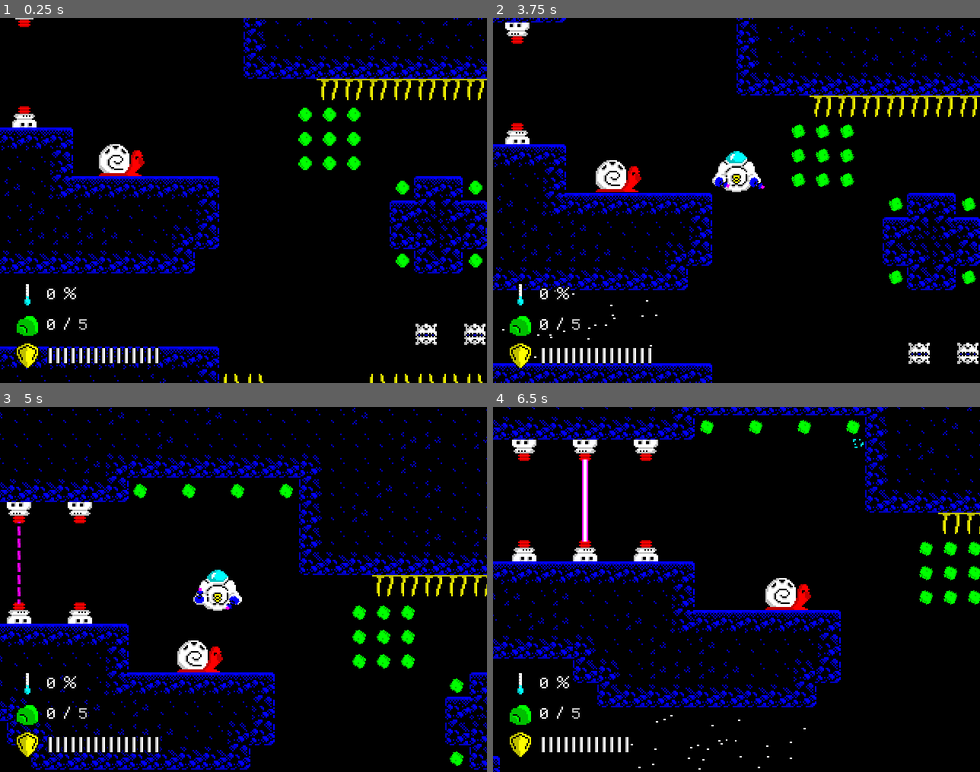
Above: before the commit, frames 1-4 (two rows, left to right).
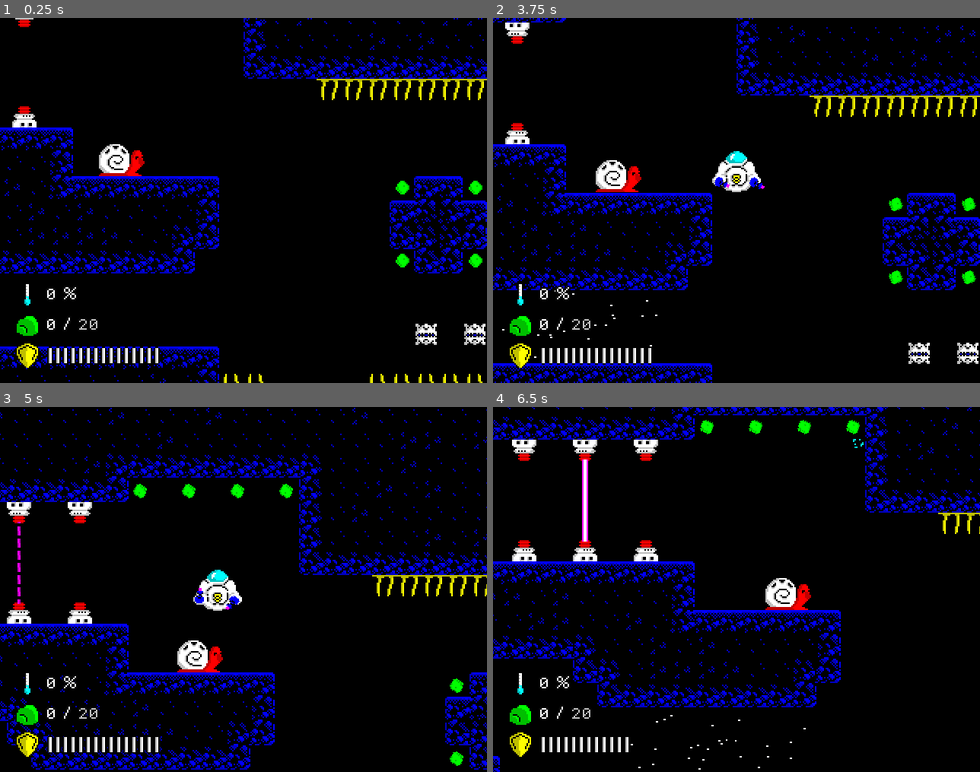
Above: after the commit, the same moments.

Repository: Paar86/Subminer
Game: Godot game, scene res://src/Levels/Level1.tscn
Same seed, same stepped clock (60 frames per second), same inputs: the game is played once before the commit and once after it. This scene is started directly instead of the project's main scene.
Inputs (mouse positions are in pixels of both pictures, inside the frame that each line leads up to):
- Up to frame 1 (0.25 s): no input
- Up to frame 2 (3.75 s): tap Enter (ui_accept) at 0.5, 0.77, 1.52, 2, 2.75, 3.02, 3.5 s; move the mouse to (843, 182) at 0.52 s; hold D (right) 0.53-1.28 s; hold Space (dash) 0.53-1.28 s; move the mouse to (639, 218) at 1.27 s; hold S (down) 1.28-2.03 s; click (639, 218) at 1.35 s; move the mouse to (785, 120) at 2.02 s; hold D (right) 2.03-2.78 s; hold Space (dash) 2.03-2.78 s; move the mouse to (712, 273) at 2.77 s; hold W (up) 2.78-3.53 s; click (712, 273) at 2.85 s; move the mouse to (882, 255) at 3.52 s; hold A (left) from 3.53 s (still down); hold Space (dash) from 3.53 s (still down)
- Up to frame 3 (5 s): keep holding A (left); tap Enter (ui_accept) at 3.77, 4.52 s; move the mouse to (97, 534) at 4.27 s; release Space (dash) at 4.28 s; click (97, 534) at 4.35 s
- Up to frame 4 (6.5 s): move the mouse to (760, 589) at 5.02 s; release A (left) at 5.03 s; hold S (down) 5.03-5.78 s; hold Space (dash) 5.03-5.78 s; move the mouse to (663, 498) at 5.77 s; hold D (right) from 5.78 s (still down); click (663, 498) at 5.85 s; tap Enter (ui_accept) at 6.02 s

The runs differ from the first frame. In frame 1, 0.7% of the frame differs, in the area x 16-75%, y 24-86%; in frame 2, 0.7%; in frame 3, 0.7%, in the area x 16-86%, y 54-86%; in frame 4, 0.7%.

Commit message:
Prelimiary work on bubble generator
+ bubbles!

Diff:
--- a/project.godot
+++ b/project.godot
@@ -9,6 +9,11 @@
 config_version=4
 
 _global_script_classes=[ {
+"base": "Node",
+"class": "BubbleGenerator",
+"language": "GDScript",
+"path": "res://src/Common/BubbleGenerator.gd"
+}, {
 "base": "KinematicBody2D",
 "class": "FloatingObject",
 "language": "GDScript",
@@ -25,6 +30,7 @@
 "path": "res://src/UI/HUD.gd"
 } ]
 _global_script_class_icons={
+"BubbleGenerator": "",
 "FloatingObject": "",
 "GameActor": "",
 "HUD": ""
@@ -42,6 +48,7 @@
 YieldHandler="*res://src/Autoload/YieldHandler.gd"
 AudioStreamManager="*res://src/Autoload/AudioStreamManager.gd"
 TextManager="*res://src/Autoload/TextManager.gd"
+BubbleGenerator="*res://src/Autoload/BubbleGenerator.gd"
 
 [display]
 
--- /dev/null
+++ b/src/Autoload/BubbleGenerator.gd
@@ -0,0 +1,21 @@
+extends Node
+
+var _bubble_small_scene := preload("res://src/Common/Bubbles/BubbleSmall.tscn")
+var _bubble_medium_scene := preload("res://src/Common/Bubbles/BubbleMedium.tscn")
+var _bubble_big_scene := preload("res://src/Common/Bubbles/BubbleBig.tscn")
+
+
+func generate_bubble_to_position(
+		global_position: Vector2,
+		parent_node: Node
+):
+	pass
+
+
+func generate_bubbles_to_rect(
+		global_position: Vector2,
+		rect_extents: float,
+		parent_node: Node,
+		bubbles_count: int
+):
+	pass
--- /dev/null
+++ b/src/Common/BubbleGenerator.gd
@@ -0,0 +1,22 @@
+extends Node
+class_name BubbleGenerator
+
+var _bubble_small_scene := preload("res://src/Common/BubbleSmall.tscn")
+var _bubble_medium_scene := preload("res://src/Common/BubbleMedium.tscn")
+var _bubble_big_scene := preload("res://src/Common/BubbleBig.tscn")
+
+
+func generate_bubble_to_position(
+		global_position: Vector2,
+		parent_node: Node
+):
+	pass
+
+
+func generate_bubbles_to_rect(
+		global_position: Vector2,
+		rect_extents: float,
+		parent_node: Node,
+		bubbles_count: int
+):
+	pass
--- /dev/null
+++ b/src/Common/Bubbles/BubbleBig.tscn
@@ -0,0 +1,50 @@
+[gd_scene load_steps=10 format=2]
+
+[ext_resource path="res://src/Common/Bubbles/BubbleCommon.gd" type="Script" id=1]
+[ext_resource path="res://assets/bubble_big_sheet.png" type="Texture" id=2]
+
+[sub_resource type="AtlasTexture" id=8]
+atlas = ExtResource( 2 )
+region = Rect2( 0, 0, 16, 16 )
+
+[sub_resource type="AtlasTexture" id=9]
+atlas = ExtResource( 2 )
+region = Rect2( 16, 0, 16, 16 )
+
+[sub_resource type="AtlasTexture" id=10]
+atlas = ExtResource( 2 )
+region = Rect2( 32, 0, 16, 16 )
+
+[sub_resource type="AtlasTexture" id=11]
+atlas = ExtResource( 2 )
+region = Rect2( 48, 0, 16, 16 )
+
+[sub_resource type="AtlasTexture" id=12]
+atlas = ExtResource( 2 )
+region = Rect2( 64, 0, 16, 16 )
+
+[sub_resource type="SpriteFrames" id=13]
+animations = [ {
+"frames": [ SubResource( 8 ), SubResource( 9 ), SubResource( 10 ), SubResource( 11 ), SubResource( 12 ) ],
+"loop": true,
+"name": "default",
+"speed": 14.0
+} ]
+
+[sub_resource type="CircleShape2D" id=14]
+radius = 8.0
+
+[node name="BubbleBig" type="Area2D"]
+collision_layer = 0
+collision_mask = 2
+script = ExtResource( 1 )
+
+[node name="AnimatedSprite" type="AnimatedSprite" parent="."]
+frames = SubResource( 13 )
+frame = 2
+playing = true
+
+[node name="CollisionShape2D" type="CollisionShape2D" parent="."]
+shape = SubResource( 14 )
+
+[node name="VisibilityNotifier2D" type="VisibilityNotifier2D" parent="."]
--- /dev/null
+++ b/src/Common/Bubbles/BubbleCommon.gd
@@ -0,0 +1,16 @@
+extends Area2D
+
+var _ascending_speed := 0.0
+
+
+func _ready() -> void:
+	connect("body_entered", self, "_on_body_entered")
+	_ascending_speed = rand_range(15.0, 30.0)
+
+
+func _physics_process(delta: float) -> void:
+	translate(-transform.y * _ascending_speed * delta)
+
+
+func _on_body_entered(body: PhysicsBody2D) -> void:
+	pass
--- /dev/null
+++ b/src/Common/Bubbles/BubbleMedium.tscn
@@ -0,0 +1,50 @@
+[gd_scene load_steps=10 format=2]
+
+[ext_resource path="res://assets/bubble_medium_sheet.png" type="Texture" id=1]
+[ext_resource path="res://src/Common/Bubbles/BubbleCommon.gd" type="Script" id=2]
+
+[sub_resource type="AtlasTexture" id=16]
+atlas = ExtResource( 1 )
+region = Rect2( 0, 0, 12, 12 )
+
+[sub_resource type="AtlasTexture" id=17]
+atlas = ExtResource( 1 )
+region = Rect2( 12, 0, 12, 12 )
+
+[sub_resource type="AtlasTexture" id=18]
+atlas = ExtResource( 1 )
+region = Rect2( 24, 0, 12, 12 )
+
+[sub_resource type="AtlasTexture" id=19]
+atlas = ExtResource( 1 )
+region = Rect2( 36, 0, 12, 12 )
+
+[sub_resource type="AtlasTexture" id=20]
+atlas = ExtResource( 1 )
+region = Rect2( 48, 0, 12, 12 )
+
+[sub_resource type="SpriteFrames" id=15]
+animations = [ {
+"frames": [ SubResource( 16 ), SubResource( 17 ), SubResource( 18 ), SubResource( 19 ), SubResource( 20 ) ],
+"loop": true,
+"name": "default",
+"speed": 14.0
+} ]
+
+[sub_resource type="CircleShape2D" id=14]
+radius = 6.0
+
+[node name="BubbleMedium" type="Area2D"]
+collision_layer = 0
+collision_mask = 2
+script = ExtResource( 2 )
+
+[node name="AnimatedSprite" type="AnimatedSprite" parent="."]
+frames = SubResource( 15 )
+frame = 4
+playing = true
+
+[node name="CollisionShape2D" type="CollisionShape2D" parent="."]
+shape = SubResource( 14 )
+
+[node name="VisibilityNotifier2D" type="VisibilityNotifier2D" parent="."]
--- /dev/null
+++ b/src/Common/Bubbles/BubbleSmall.tscn
@@ -0,0 +1,49 @@
+[gd_scene load_steps=10 format=2]
+
+[ext_resource path="res://src/Common/Bubbles/BubbleCommon.gd" type="Script" id=1]
+[ext_resource path="res://assets/bubble_small_sheet.png" type="Texture" id=2]
+
+[sub_resource type="AtlasTexture" id=1]
+atlas = ExtResource( 2 )
+region = Rect2( 0, 0, 8, 8 )
+
+[sub_resource type="AtlasTexture" id=2]
+atlas = ExtResource( 2 )
+region = Rect2( 8, 0, 8, 8 )
+
+[sub_resource type="AtlasTexture" id=3]
+atlas = ExtResource( 2 )
+region = Rect2( 16, 0, 8, 8 )
+
+[sub_resource type="AtlasTexture" id=4]
+atlas = ExtResource( 2 )
+region = Rect2( 24, 0, 8, 8 )
+
+[sub_resource type="AtlasTexture" id=5]
+atlas = ExtResource( 2 )
+region = Rect2( 32, 0, 8, 8 )
+
+[sub_resource type="SpriteFrames" id=6]
+animations = [ {
+"frames": [ SubResource( 1 ), SubResource( 2 ), SubResource( 3 ), SubResource( 4 ), SubResource( 5 ) ],
+"loop": true,
+"name": "default",
+"speed": 14.0
+} ]
+
+[sub_resource type="CircleShape2D" id=7]
+radius = 4.0
+
+[node name="BubbleSmall" type="Area2D"]
+collision_layer = 0
+collision_mask = 2
+script = ExtResource( 1 )
+
+[node name="AnimatedSprite" type="AnimatedSprite" parent="."]
+frames = SubResource( 6 )
+playing = true
+
+[node name="CollisionShape2D" type="CollisionShape2D" parent="."]
+shape = SubResource( 7 )
+
+[node name="VisibilityNotifier2D" type="VisibilityNotifier2D" parent="."]
--- a/src/Levels/Level1.tscn
+++ b/src/Levels/Level1.tscn
@@ -68,7 +68,7 @@
 [node name="Level1" type="Node"]
 
 [node name="LevelBase" parent="." instance=ExtResource( 1 )]
-minerals_goal = 5
+minerals_goal = 20
 
 [node name="WaterCurrent" parent="LevelBase/Obstacles" index="0" instance=ExtResource( 3 )]
 position = Vector2( 616, 160 )
@@ -115,7 +115,7 @@
 tile_data = PoolIntArray( -655386, 1, 8, -655385, 1, 10, -655384, 1, 10, -655383, 1, 10, -655382, 1, 10, -655381, 1, 10 …(88029 unchanged characters)…
 
 [node name="ObjectsTileMap" parent="LevelBase" index="2"]
-tile_data = PoolIntArray( -20, 1073741831, 0, -15, 107374182 …(650 unchanged characters)… 4270, 7, 0, 524272, 5, 0, 524273, 5, 0, 458763, 2, 0, 458764, 2, 0, 458765, 2, 0, 524291, 6, 0, 524299, 2, 0, 524300, 2, 0, 524301, 2, 0, 589835, 2, 0, 589836, 2, 0, 589837, 2, 0, 589846, 0, 0, 655368, 1, 0, 655375, …(1779 unchanged characters)…
+tile_data = PoolIntArray( -20, 1073741831, 0, -15, 107374182 …(650 unchanged characters)… 4270, 7, 0, 524272, 5, 0, 524273, 5, 0, 524291, 6, 0, 589846, 0, 0, 655368, 1, 0, 655375, …(1779 unchanged characters)…
 
 [node name="LaserEmitters" parent="LevelBase/Enemies" index="0" instance=ExtResource( 2 )]
 position = Vector2( 8, 96 )
@@ -239,12 +239,22 @@
 [node name="ShootTimer" parent="LevelBase/Enemies/LaserEmitters2" index="7"]
 wait_time = 2.0
 
+[node name="Label" parent="LevelBase/Debug/DebugControl/VBoxContainer" index="0"]
+margin_right = 65.0
+
+[node name="HBoxContainer" parent="LevelBase/Debug/DebugControl/VBoxContainer" index="1"]
+margin_right = 65.0
+
 [node name="GoalCount" parent="LevelBase/Debug/DebugControl/VBoxContainer/HBoxContainer" index="1"]
-text = "5"
+text = "20"
+
+[node name="HBoxContainer2" parent="LevelBase/Debug/DebugControl/VBoxContainer" index="2"]
+margin_right = 65.0
 
 [node name="CurrentCount" parent="LevelBase/Debug/DebugControl/VBoxContainer/HBoxContainer2" index="1"]
 modulate = Color( 1, 1, 1, 1 )
-text = "69"
+margin_right = 65.0
+text = "60"
 
 [editable path="LevelBase"]
 [editable path="LevelBase/Obstacles/WaterCurrent"]
--- a/src/Levels/LevelBase.tscn
+++ b/src/Levels/LevelBase.tscn
@@ -900,10 +900,6 @@
 extra_spacing_char = 600
 font_data = ExtResource( 9 )
 
-[sub_resource type="Animation" id=102]
-resource_name = "FADE_OUT"
-length = 5.0
-
 [sub_resource type="Animation" id=100]
 length = 0.001
 tracks/0/type = "value"
@@ -921,7 +917,7 @@
 
 [sub_resource type="Animation" id=101]
 resource_name = "SHOW_GREAT_JOB"
-length = 4.5
+length = 3.0
 tracks/0/type = "value"
 tracks/0/path = NodePath("GreatJobLabel:custom_fonts/font:extra_spacing_char")
 tracks/0/interp = 1
@@ -929,7 +925,7 @@
 tracks/0/imported = false
 tracks/0/enabled = true
 tracks/0/keys = {
-"times": PoolRealArray( 0, 0.5, 4, 4.5 ),
+"times": PoolRealArray( 0, 0.5, 2.5, 3 ),
 "transitions": PoolRealArray( 0.287175, 1, 4.59479, 1 ),
 "update": 0,
 "values": [ 600, 0, 0, 600 ]
@@ -993,7 +989,6 @@
 align = 1
 
 [node name="UIAnimationPlayer" type="AnimationPlayer" parent="LevelUI"]
-anims/FADE_OUT = SubResource( 102 )
 anims/RESET = SubResource( 100 )
 anims/SHOW_GREAT_JOB = SubResource( 101 )
 
@@ -1007,7 +1002,6 @@
 [node name="Debug" type="CanvasLayer" parent="."]
 
 [node name="DebugControl" type="Control" parent="Debug"]
-visible = false
 margin_right = 40.0
 margin_bottom = 40.0
 
Binary file added: assets/bubble_big_sheet.png
Not shown, added: assets/bubble_big_sheet.png.import
Binary file added: assets/bubble_medium_sheet.png
Not shown, added: assets/bubble_medium_sheet.png.import
Binary file added: assets/bubble_small_sheet.png
Not shown, added: assets/bubble_small_sheet.png.import
Not shown: 1 places in src/Levels/LevelBase.tscn that only renumber resources
